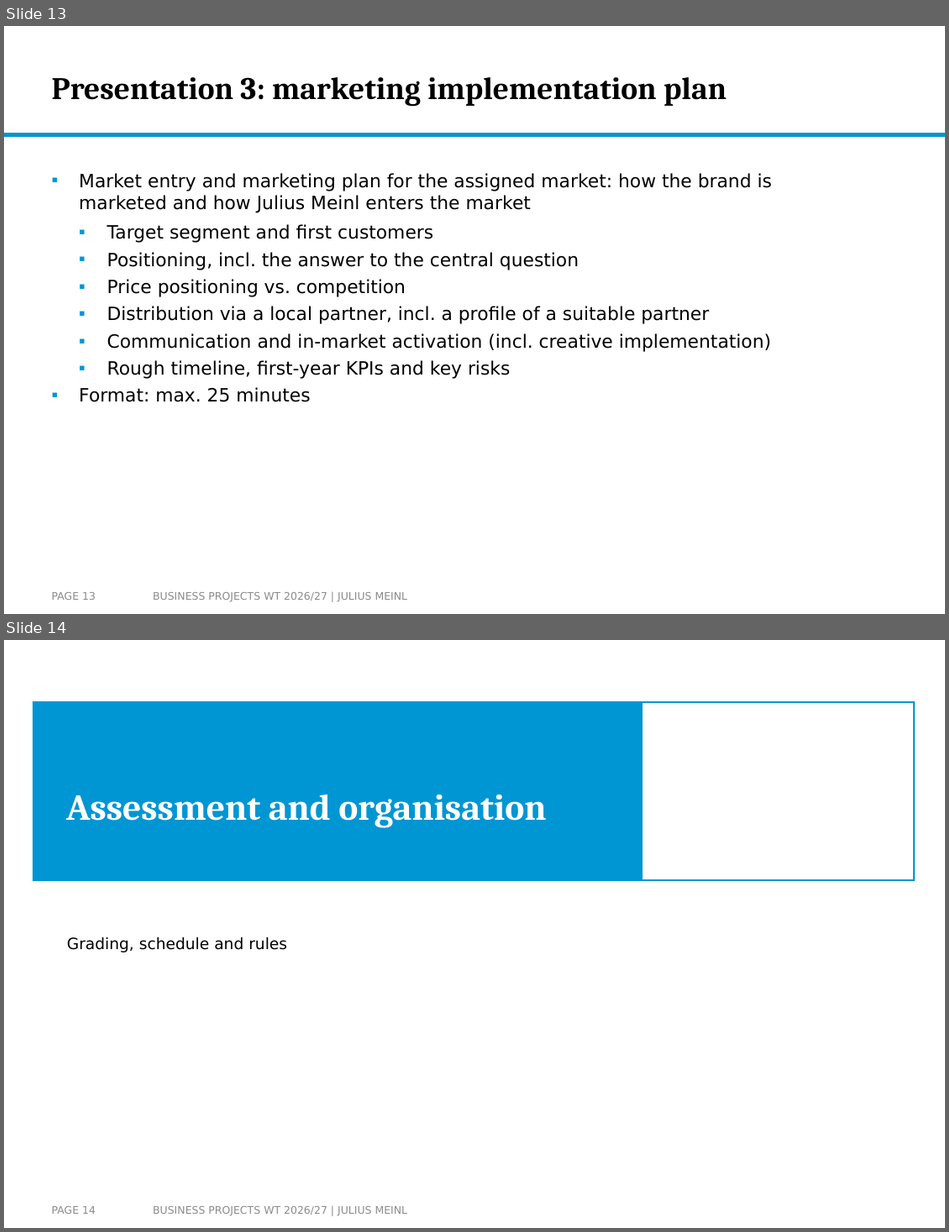
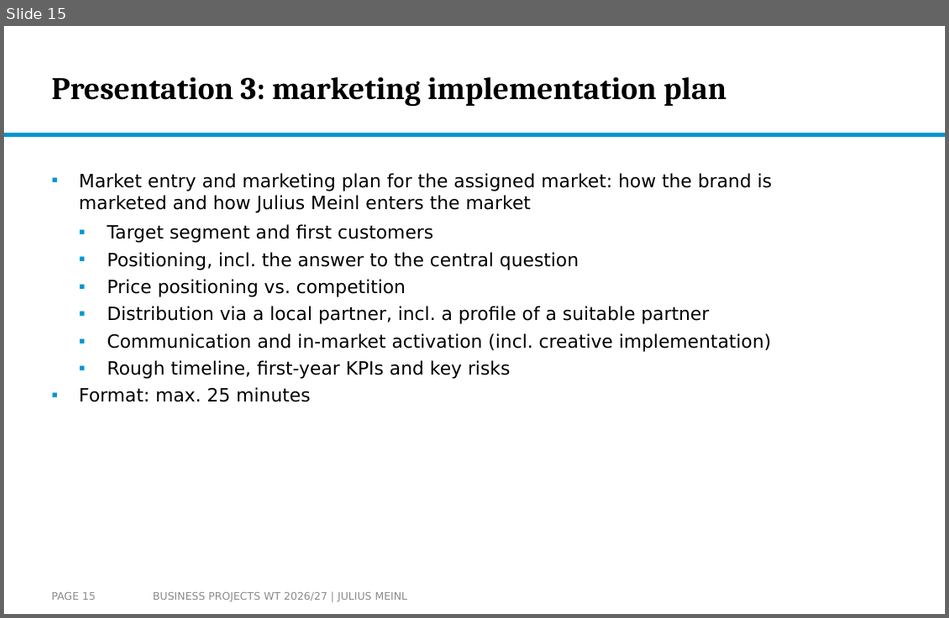
Before and after one commit to arnefloh-wu/ib-business-projects, a slide deck: WT26-27/Business Projects WT26-27 Slides.pptx. Shown one above the other, each under a label of ours: slides 13 and 14 before the commit, slide 15 after it. The pictures are 949x1232 and 949x618 pixels, drawn with LibreOffice and Linux fonts; fonts in the diff are those of the drawing; background and template pictures are left out. Boxes give left, top, right and bottom in pixels: in the first picture for what was removed or moved away, otherwise in the second. Text is boxed around its words. In the diff, an @@ line names an element or a change of style, - is before the commit and + after.

```diff
--- a/WT26-27/Business Projects WT26-27 Slides.pptx
+++ b/WT26-27/Business Projects WT26-27 Slides.pptx
@@ slide 14 removed at <box>4,640,945,1228</box>, background #FFFFFF @@
@@ rectangle removed at <box>33,702,641,880</box> @@
@@ rectangle removed at <box>641,702,914,880</box> @@
@@ title removed at <box>66,794,546,828</box> @@
-Assessment and organisation
@@ text removed at <box>67,937,287,952</box> @@
-Grading, schedule and rules
@@ page number removed at <box>52,1206,96,1214</box> @@
-PAGE 14
@@ text removed at <box>153,1206,408,1216</box> @@
-BUSINESS PROJECTS WT 2026/27 | JULIUS MEINL
@@ what was slide 13 is now slide 15 @@
@@ page number at <box>52,592,96,600</box>: text changed @@
-PAGE 13
+PAGE 15
```
Also in this commit, not shown: 3 slides changed, 2 slides added, 1 other file.
